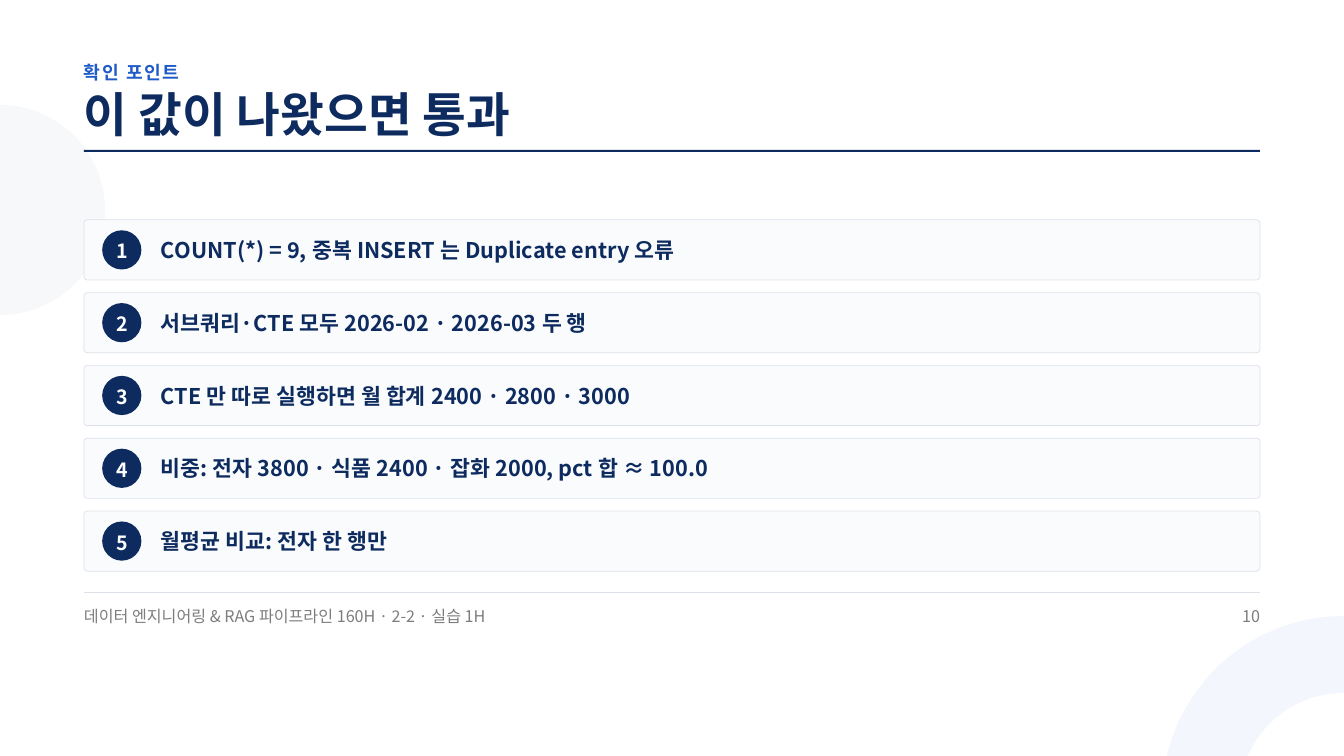
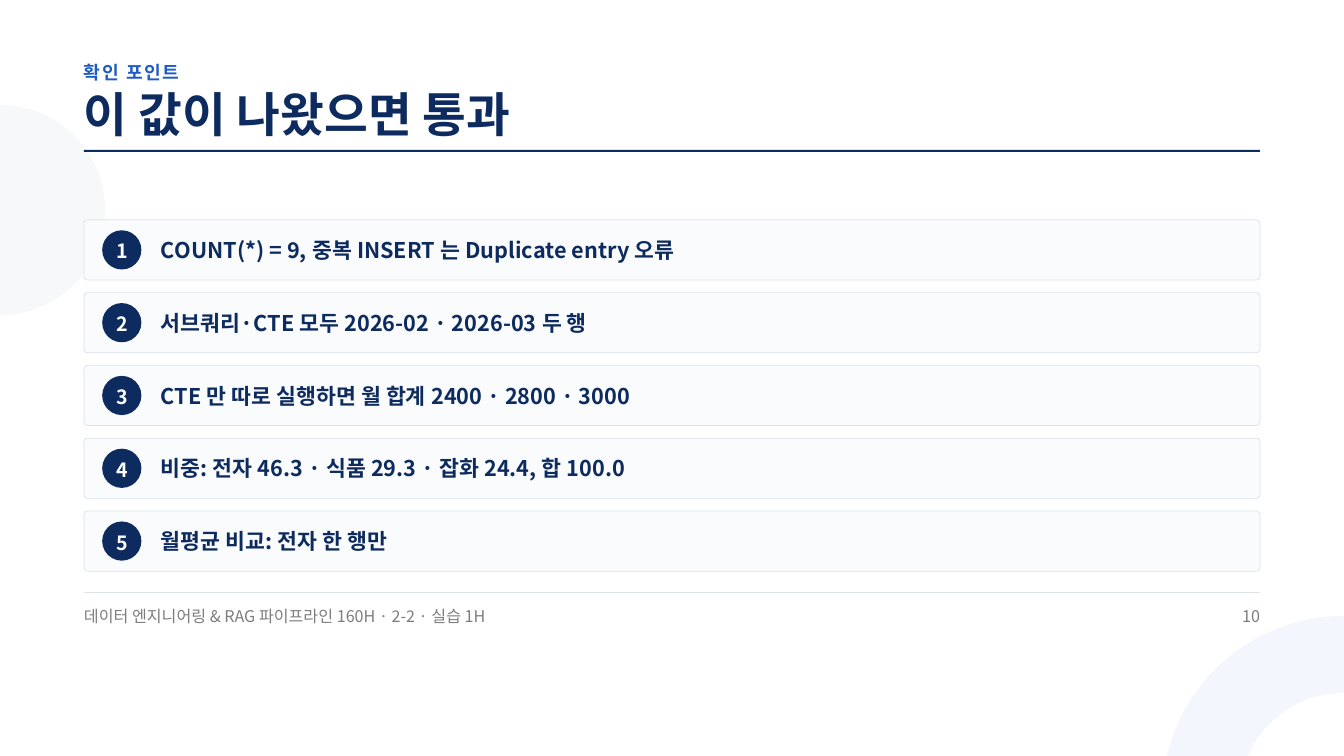
Before and after one commit to aebonlee/materials, a slide deck: slide 10 of data-eng/decks/w2d2s2.pptx. Drawn at 1344x756 pixels with LibreOffice and Linux fonts; fonts in the diff are those of the drawing. Boxes give left, top, right and bottom in pixels: in the first picture for what was removed or moved away, otherwise in the second. Text is boxed around its words. In the diff, an @@ line names an element or a change of style, - is before the commit and + after.

```diff
--- a/data-eng/decks/w2d2s2.pptx
+++ b/data-eng/decks/w2d2s2.pptx
@@ text at (161, 457, 625, 481): text changed @@
-비중: 전자 3800 · 식품 2400 · 잡화 2000, pct 합 ≈ 100.0
+비중: 전자 46.3 · 식품 29.3 · 잡화 24.4, 합 100.0
```
Also in this commit, not shown: 4 other slides changed, 34 other files.
